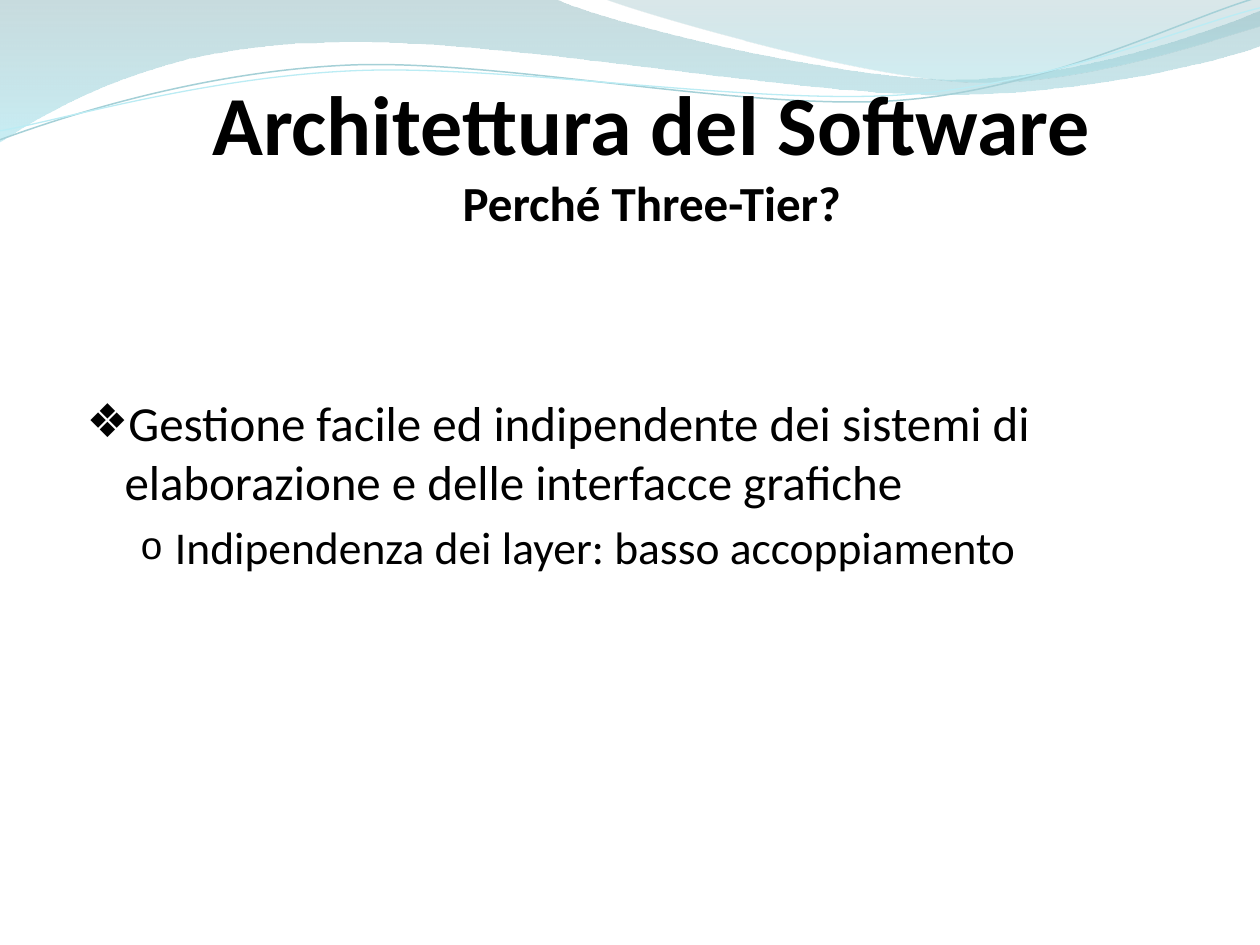
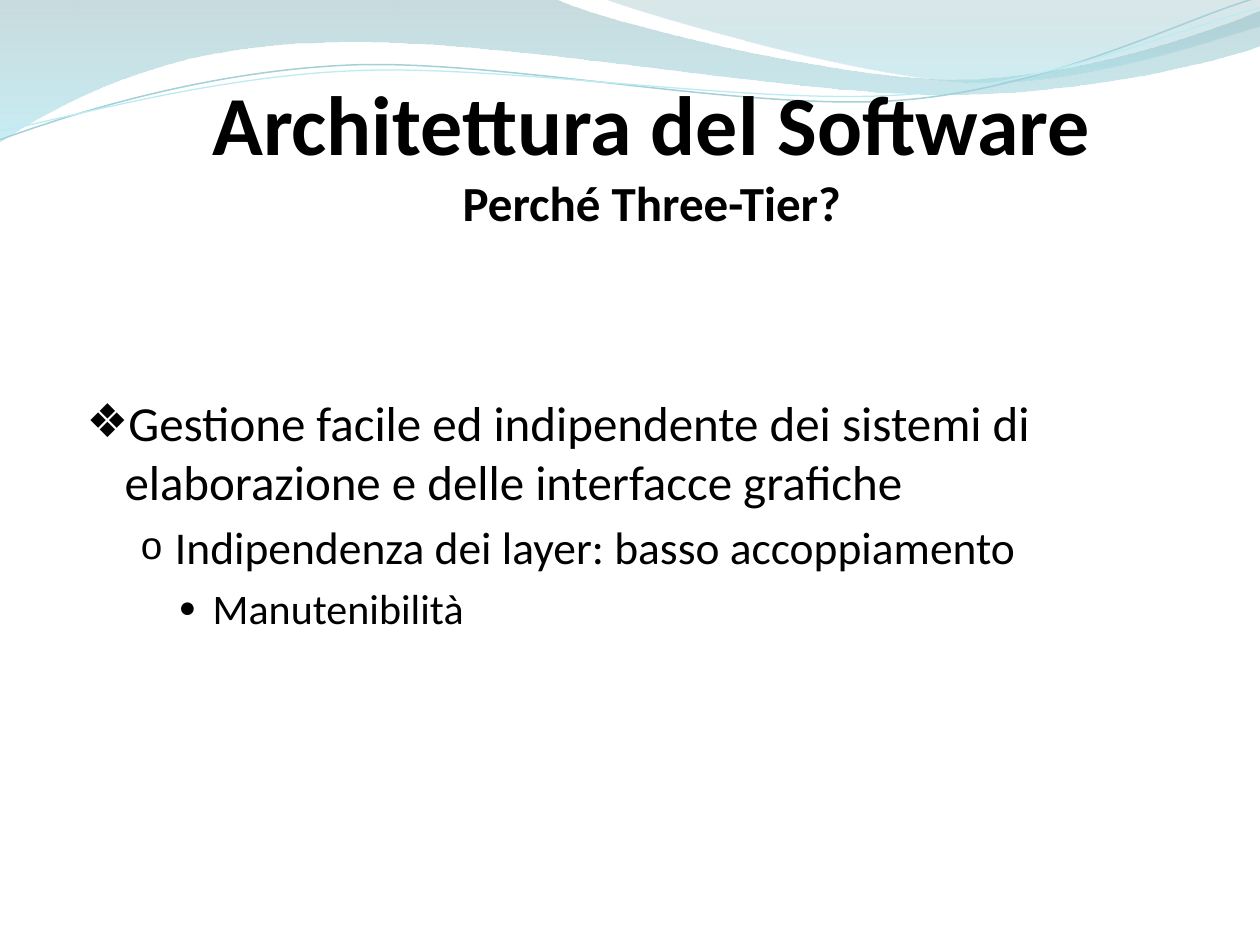
Before and after one commit to ammirate/at-silo, a slide deck: slide 46 of Presentazione/Atsilo1/[BOZZA] Atsilo_A_PresentazioneFinale copia.pptx. Drawn at 1260x945 pixels with LibreOffice and Linux fonts; fonts in the diff are those of the drawing. Boxes give left, top, right and bottom in pixels: in the first picture for what was removed or moved away, otherwise in the second. Text is boxed around its words. In the diff, an @@ line names an element or a change of style, - is before the commit and + after.

```diff
--- a/Presentazione/Atsilo1/[BOZZA] Atsilo_A_PresentazioneFinale copia.pptx
+++ b/Presentazione/Atsilo1/[BOZZA] Atsilo_A_PresentazioneFinale copia.pptx
@@ text at (213,594,464,625): paragraph added @@
+    ● Manutenibilità
```
Also in this commit, not shown: 2 other slides changed, 1 other file.
